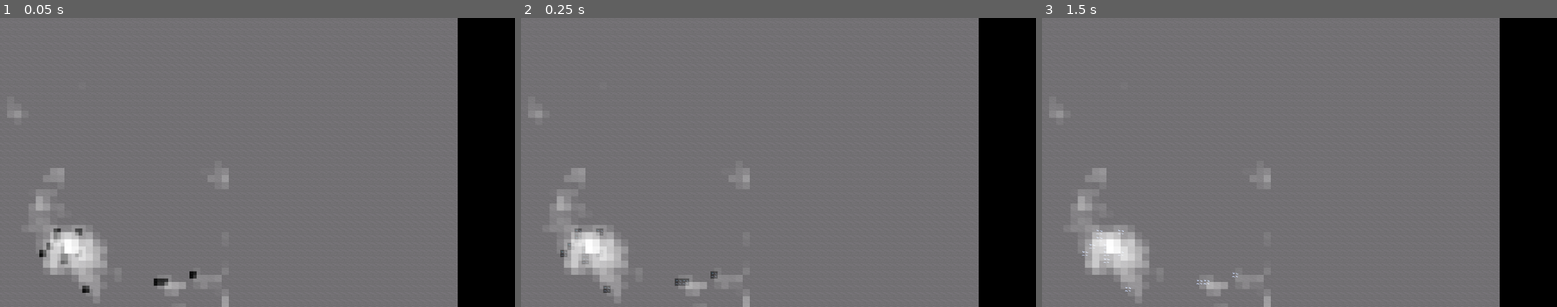
Above: before the commit, frames 1-3 (left to right).
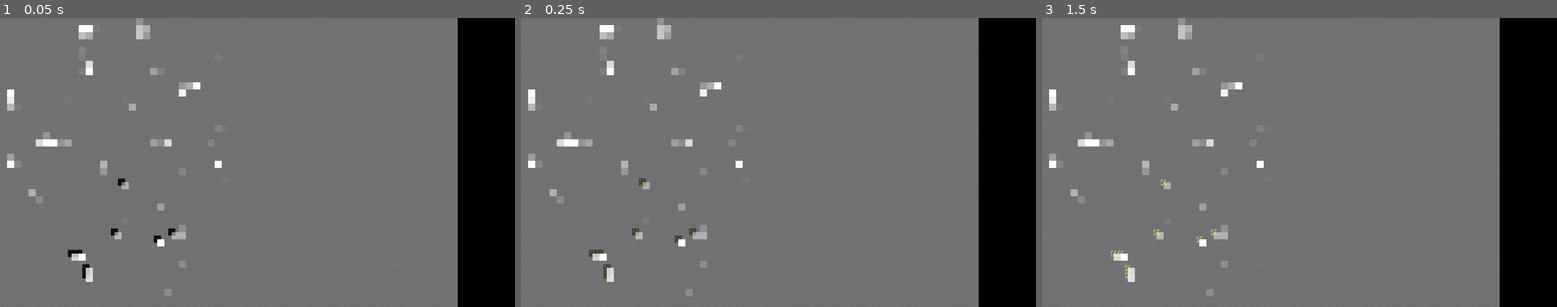
Above: after the commit, the same moments.

Repository: CoolGabrijel/excavator2
Game: Godot game, scene res://scenes/test_ore_gen.tscn
Two runs of this game, one before a commit and one after it. Both use one fixed random seed, a clock stepped at 60 frames per second and the inputs below. This scene is started directly instead of the project's main scene.
Inputs (mouse positions are in pixels of both pictures, inside the frame that each line leads up to):
- Up to frame 1 (0.05 s): no input
- Up to frame 2 (0.25 s): no input
- Up to frame 3 (1.5 s): tap Enter at 0.5 s; move the mouse to (1412, 148) at 0.52 s; hold D (Right) 0.53-1.28 s; click (1412, 148) at 0.67 s; tap Space at 1.25 s; move the mouse to (1196, 176) at 1.27 s; hold S (Down) from 1.28 s (still down); click (1196, 176) at 1.42 s

The runs differ from the first frame. In frame 1, 4.1% of the frame differs, in the area x 1-45%, y 0-100%; in frame 2, 4.1%; in frame 3, 4.0%.

Commit message:
Map size increase Balance changes Added Mercury and Gold

Diff:
--- a/ores/Copper.tres
+++ b/ores/Copper.tres
@@ -9,7 +9,7 @@
 colors = PackedColorArray(1, 1, 1, 0, 1, 1, 1, 1)
 
 [sub_resource type="FastNoiseLite" id="FastNoiseLite_i7x3i"]
-seed = 371145145
+seed = 770339224
 frequency = 0.0855
 
 [sub_resource type="NoiseTexture2D" id="NoiseTexture2D_af3ny"]
@@ -19,7 +19,7 @@
 color_ramp = SubResource("Gradient_ud7q6")
 
 [sub_resource type="Gradient" id="Gradient_dqnxr"]
-offsets = PackedFloat32Array(0.050632913, 0.07, 0.6708861)
+offsets = PackedFloat32Array(0.02, 0.03, 0.6708861)
 colors = PackedColorArray(1, 1, 1, 0, 1, 1, 1, 1, 1, 1, 1, 0)
 
 [resource]
--- a/ores/Diamond.tres
+++ b/ores/Diamond.tres
@@ -10,7 +10,7 @@
 
 [sub_resource type="FastNoiseLite" id="FastNoiseLite_vnwuv"]
 noise_type = 0
-seed = -861101577
+seed = -562284710
 frequency = 0.4833
 
 [sub_resource type="NoiseTexture2D" id="NoiseTexture2D_22uan"]
@@ -21,7 +21,7 @@
 color_ramp = SubResource("Gradient_6leqa")
 
 [sub_resource type="Gradient" id="Gradient_vnwuv"]
-offsets = PackedFloat32Array(0.7058824, 0.9117647)
+offsets = PackedFloat32Array(0.7882353, 0.9117647)
 colors = PackedColorArray(1, 1, 1, 0, 1, 1, 1, 1)
 
 [resource]
--- /dev/null
+++ b/ores/Gold.tres
@@ -0,0 +1,34 @@
+[gd_resource type="Resource" script_class="OreGen" load_steps=8 format=3 uid="uid://cnx5r5m0ecqob"]
+
+[ext_resource type="Script" uid="uid://dhj3wd1joua2f" path="res://scripts/ore_gen.gd" id="1_jph3q"]
+[ext_resource type="Texture2D" uid="uid://sokwkfdicq6o" path="res://textures/stone.png" id="1_mwv14"]
+[ext_resource type="Texture2D" uid="uid://d28rbjnr81ryi" path="res://textures/gold_ore.tres" id="2_l7bm1"]
+
+[sub_resource type="Gradient" id="Gradient_ud7q6"]
+offsets = PackedFloat32Array(0.68, 0.8333333)
+colors = PackedColorArray(1, 1, 1, 0, 1, 1, 1, 1)
+
+[sub_resource type="FastNoiseLite" id="FastNoiseLite_i7x3i"]
+noise_type = 2
+seed = -539410654
+frequency = 0.379
+fractal_type = 0
+
+[sub_resource type="NoiseTexture2D" id="NoiseTexture2D_af3ny"]
+width = 64
+height = 64
+noise = SubResource("FastNoiseLite_i7x3i")
+color_ramp = SubResource("Gradient_ud7q6")
+
+[sub_resource type="Gradient" id="Gradient_mwv14"]
+offsets = PackedFloat32Array(0.29746836, 0.42405063, 0.5886076, 0.721519)
+colors = PackedColorArray(1, 1, 1, 0, 1, 1, 1, 1, 1, 1, 1, 1, 1, 1, 1, 0)
+
+[resource]
+script = ExtResource("1_jph3q")
+NoiseGen = SubResource("NoiseTexture2D_af3ny")
+Ramp = SubResource("Gradient_mwv14")
+Name = "Goaled"
+BlockTexture = ExtResource("2_l7bm1")
+BacksideTexture = ExtResource("1_mwv14")
+metadata/_custom_type_script = "uid://dhj3wd1joua2f"
--- a/ores/Iron.tres
+++ b/ores/Iron.tres
@@ -5,13 +5,13 @@
 [ext_resource type="Script" uid="uid://dhj3wd1joua2f" path="res://scripts/ore_gen.gd" id="3_huo8c"]
 
 [sub_resource type="Gradient" id="Gradient_6s6ed"]
-offsets = PackedFloat32Array(0.7133333, 0.8466667)
+offsets = PackedFloat32Array(0.58, 0.76666665)
 colors = PackedColorArray(1, 1, 1, 0, 1, 1, 1, 1)
 
 [sub_resource type="FastNoiseLite" id="FastNoiseLite_ud7q6"]
 noise_type = 2
-seed = -1118671269
-frequency = 0.1634
+seed = 1389578166
+frequency = 0.2189
 fractal_type = 0
 
 [sub_resource type="NoiseTexture2D" id="NoiseTexture2D_mkvw7"]
@@ -22,7 +22,7 @@
 color_ramp = SubResource("Gradient_6s6ed")
 
 [sub_resource type="Gradient" id="Gradient_mkvw7"]
-offsets = PackedFloat32Array(0.16455697, 0.278481, 0.5506329, 0.8101266)
+offsets = PackedFloat32Array(0.14556962, 0.25316456, 0.5506329, 0.8101266)
 colors = PackedColorArray(1, 1, 1, 0, 1, 1, 1, 1, 1, 1, 1, 0.9277623, 1, 1, 1, 0)
 
 [resource]
--- a/ores/Mercury.tres
+++ b/ores/Mercury.tres
@@ -1,10 +1,35 @@
-[gd_resource type="Resource" script_class="OreGen" load_steps=3 format=3 uid="uid://cvks2snkgmx1c"]
+[gd_resource type="Resource" script_class="OreGen" load_steps=8 format=3 uid="uid://cvks2snkgmx1c"]
 
 [ext_resource type="Script" uid="uid://dhj3wd1joua2f" path="res://scripts/ore_gen.gd" id="1_5unrf"]
 [ext_resource type="Texture2D" uid="uid://sokwkfdicq6o" path="res://textures/stone.png" id="1_vgywj"]
+[ext_resource type="SpriteFrames" uid="uid://b53f3o4372f3g" path="res://textures/mercury_ore.tres" id="2_c372h"]
+
+[sub_resource type="Gradient" id="Gradient_ud7q6"]
+offsets = PackedFloat32Array(0.76666665, 1)
+colors = PackedColorArray(1, 1, 1, 0, 1, 1, 1, 1)
+
+[sub_resource type="FastNoiseLite" id="FastNoiseLite_i7x3i"]
+noise_type = 2
+seed = 1592956398
+frequency = 0.1685
+fractal_type = 0
+
+[sub_resource type="NoiseTexture2D" id="NoiseTexture2D_af3ny"]
+width = 64
+height = 64
+noise = SubResource("FastNoiseLite_i7x3i")
+color_ramp = SubResource("Gradient_ud7q6")
+invert = true
+
+[sub_resource type="Gradient" id="Gradient_c372h"]
+offsets = PackedFloat32Array(0.4177215, 0.6772152, 0.886076)
+colors = PackedColorArray(1, 1, 1, 0, 1, 1, 1, 1, 1, 1, 1, 0)
 
 [resource]
 script = ExtResource("1_5unrf")
+NoiseGen = SubResource("NoiseTexture2D_af3ny")
+Ramp = SubResource("Gradient_c372h")
 Name = "Mehrquree"
+BlockAnimation = ExtResource("2_c372h")
 BacksideTexture = ExtResource("1_vgywj")
 metadata/_custom_type_script = "uid://dhj3wd1joua2f"
--- a/ores/Silver.tres
+++ b/ores/Silver.tres
@@ -5,11 +5,11 @@
 [ext_resource type="SpriteFrames" uid="uid://blcqqulimar35" path="res://textures/silver_ore.tres" id="2_rm0l2"]
 
 [sub_resource type="Gradient" id="Gradient_ud7q6"]
-offsets = PackedFloat32Array(0.67333335, 1)
+offsets = PackedFloat32Array(0.67333335, 0.94666666)
 colors = PackedColorArray(1, 1, 1, 0, 1, 1, 1, 1)
 
 [sub_resource type="FastNoiseLite" id="FastNoiseLite_i7x3i"]
-seed = 1910641345
+seed = 604086735
 frequency = 0.045
 
 [sub_resource type="NoiseTexture2D" id="NoiseTexture2D_af3ny"]
@@ -19,7 +19,7 @@
 color_ramp = SubResource("Gradient_ud7q6")
 
 [sub_resource type="Gradient" id="Gradient_jkxps"]
-offsets = PackedFloat32Array(0.443038, 0.60126585, 0.778481)
+offsets = PackedFloat32Array(0.56329113, 0.70886075, 0.835443)
 colors = PackedColorArray(1, 1, 1, 0, 1, 1, 1, 1, 1, 1, 1, 0.052941177)
 
 [resource]
--- a/ores/Uranium.tres
+++ b/ores/Uranium.tres
@@ -10,7 +10,7 @@
 
 [sub_resource type="FastNoiseLite" id="FastNoiseLite_ud7q6"]
 noise_type = 2
-seed = 1683165932
+seed = -1785920311
 frequency = 0.0457
 
 [sub_resource type="NoiseTexture2D" id="NoiseTexture2D_i7x3i"]
@@ -21,8 +21,8 @@
 color_ramp = SubResource("Gradient_6s6ed")
 
 [sub_resource type="Gradient" id="Gradient_ewvb8"]
-offsets = PackedFloat32Array(0.37037, 0.703704)
-colors = PackedColorArray(1, 1, 1, 0, 1, 1, 1, 1)
+offsets = PackedFloat32Array(0.37037, 0.703704, 0.8101266, 0.943038)
+colors = PackedColorArray(1, 1, 1, 0, 1, 1, 1, 1, 1, 1, 1, 1, 1, 1, 1, 0)
 
 [resource]
 script = ExtResource("3_bfqje")
--- a/scenes/shop.tscn
+++ b/scenes/shop.tscn
@@ -186,8 +186,19 @@
 theme_override_styles/disabled = SubResource("StyleBoxFlat_m4ofw")
 script = ExtResource("3_8r1wq")
 cost = Dictionary[String, int]({
+"Qapur": 15
+})
+
+[node name="Button8" type="Button" parent="HBoxContainer/StatUpgrades/Fuel"]
+custom_minimum_size = Vector2(23, 0)
+layout_mode = 2
+mouse_default_cursor_shape = 2
+theme_override_styles/normal = SubResource("StyleBoxFlat_y6sft")
+theme_override_styles/disabled = SubResource("StyleBoxFlat_m4ofw")
+script = ExtResource("3_8r1wq")
+cost = Dictionary[String, int]({
 "Eyerhon": 5,
-"Qapur": 15
+"Qapur": 20
 })
 
 [node name="Scanner" parent="HBoxContainer/StatUpgrades" instance=ExtResource("2_1l46r")]
@@ -196,7 +207,7 @@
 type = 1
 
 [node name="Label" parent="HBoxContainer/StatUpgrades/Scanner" index="0"]
-text = "Scanner"
+text = "Vision"
 
 [node name="FortuneFreq" parent="HBoxContainer/StatUpgrades" instance=ExtResource("2_1l46r")]
 layout_mode = 2
--- a/scenes/test_ore_gen.tscn
+++ b/scenes/test_ore_gen.tscn
@@ -1,6 +1,6 @@
 [gd_scene load_steps=7 format=3 uid="uid://1gimwflnuwmj"]
 
-[ext_resource type="Resource" uid="uid://d2d151apvlo6d" path="res://ores/Silver.tres" id="1_ud7q6"]
+[ext_resource type="Resource" uid="uid://cnx5r5m0ecqob" path="res://ores/Gold.tres" id="1_ud7q6"]
 [ext_resource type="Texture2D" uid="uid://sokwkfdicq6o" path="res://textures/stone.png" id="2_ud7q6"]
 
 [sub_resource type="GDScript" id="GDScript_n2hss"]
--- a/scenes/world.tscn
+++ b/scenes/world.tscn
@@ -9,7 +9,9 @@
 [ext_resource type="Resource" uid="uid://gu8qsyta7aac" path="res://ores/Iron.tres" id="6_w7kh3"]
 [ext_resource type="Resource" uid="uid://dl6l1xco2ey4h" path="res://ores/Uranium.tres" id="7_e3hyu"]
 [ext_resource type="Resource" uid="uid://d2d151apvlo6d" path="res://ores/Silver.tres" id="8_e3hyu"]
+[ext_resource type="Resource" uid="uid://cnx5r5m0ecqob" path="res://ores/Gold.tres" id="8_jhx03"]
 [ext_resource type="Resource" uid="uid://cmwdad38gkgjj" path="res://ores/Diamond.tres" id="8_q5onr"]
+[ext_resource type="Resource" uid="uid://cvks2snkgmx1c" path="res://ores/Mercury.tres" id="9_e3hyu"]
 
 [sub_resource type="Resource" id="Resource_qfnet"]
 script = ExtResource("2_k0juu")
@@ -38,8 +40,9 @@
 
 [node name="World" type="Node2D"]
 script = ExtResource("1_rwgxs")
+size = Vector2i(32, 96)
 world_gen_parameter = SubResource("Resource_4wyf3")
-ores = Array[ExtResource("5_7r4gi")]([ExtResource("6_e3hyu"), ExtResource("6_w7kh3"), ExtResource("8_e3hyu"), ExtResource("7_e3hyu"), ExtResource("8_q5onr")])
+ores = Array[ExtResource("5_7r4gi")]([ExtResource("6_e3hyu"), ExtResource("6_w7kh3"), ExtResource("8_jhx03"), ExtResource("8_e3hyu"), ExtResource("9_e3hyu"), ExtResource("7_e3hyu"), ExtResource("8_q5onr")])
 
 [node name="Sprite2D" type="Sprite2D" parent="."]
 position = Vector2(0, -520)
--- a/scripts/world_instance.gd
+++ b/scripts/world_instance.gd
@@ -56,7 +56,9 @@
 		if val < rng.randf():
 			continue
 
-		val = noise.get_image().get_pixel(pos.x,pos.y).a
+		#print(float(pos.y) / size.y)
+		var y_sample_pos: int = (float(pos.y) / size.y) * noise.get_image().get_size().y
+		val = noise.get_image().get_pixel(pos.x,y_sample_pos).a
 
 		if val > rng.randf():
 			blocks[Vector2i(pos.x - size.x,pos.y)].set_template(ore)
--- /dev/null
+++ b/textures/gold_ore.tres
@@ -0,0 +1,7 @@
+[gd_resource type="AtlasTexture" load_steps=2 format=3 uid="uid://d28rbjnr81ryi"]
+
+[ext_resource type="Texture2D" uid="uid://b5xbtuyhu1y1x" path="res://textures/ore_atlas.png" id="1_lrfxp"]
+
+[resource]
+atlas = ExtResource("1_lrfxp")
+region = Rect2(48, 0, 16, 16)
Not shown: 1 places in scenes/world.tscn that only renumber resources
